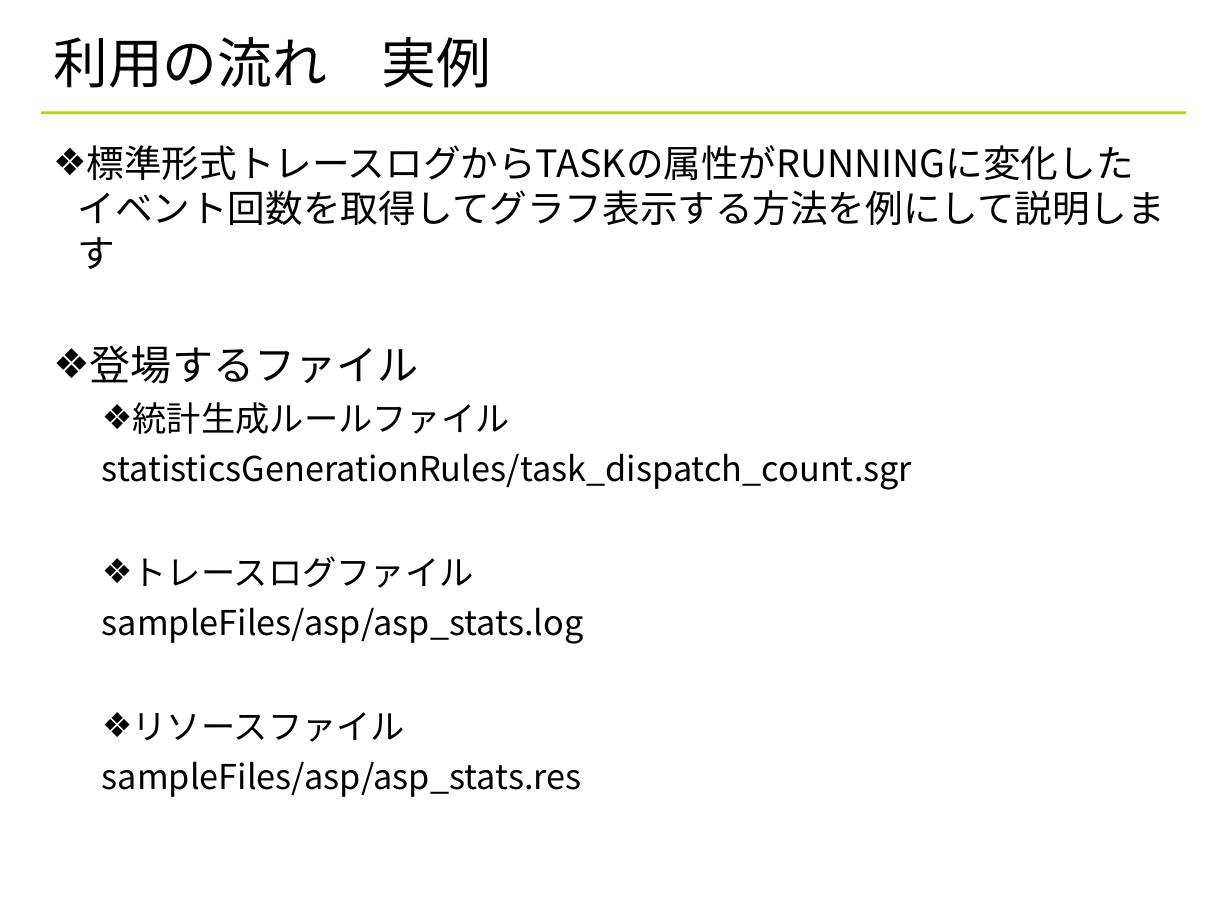
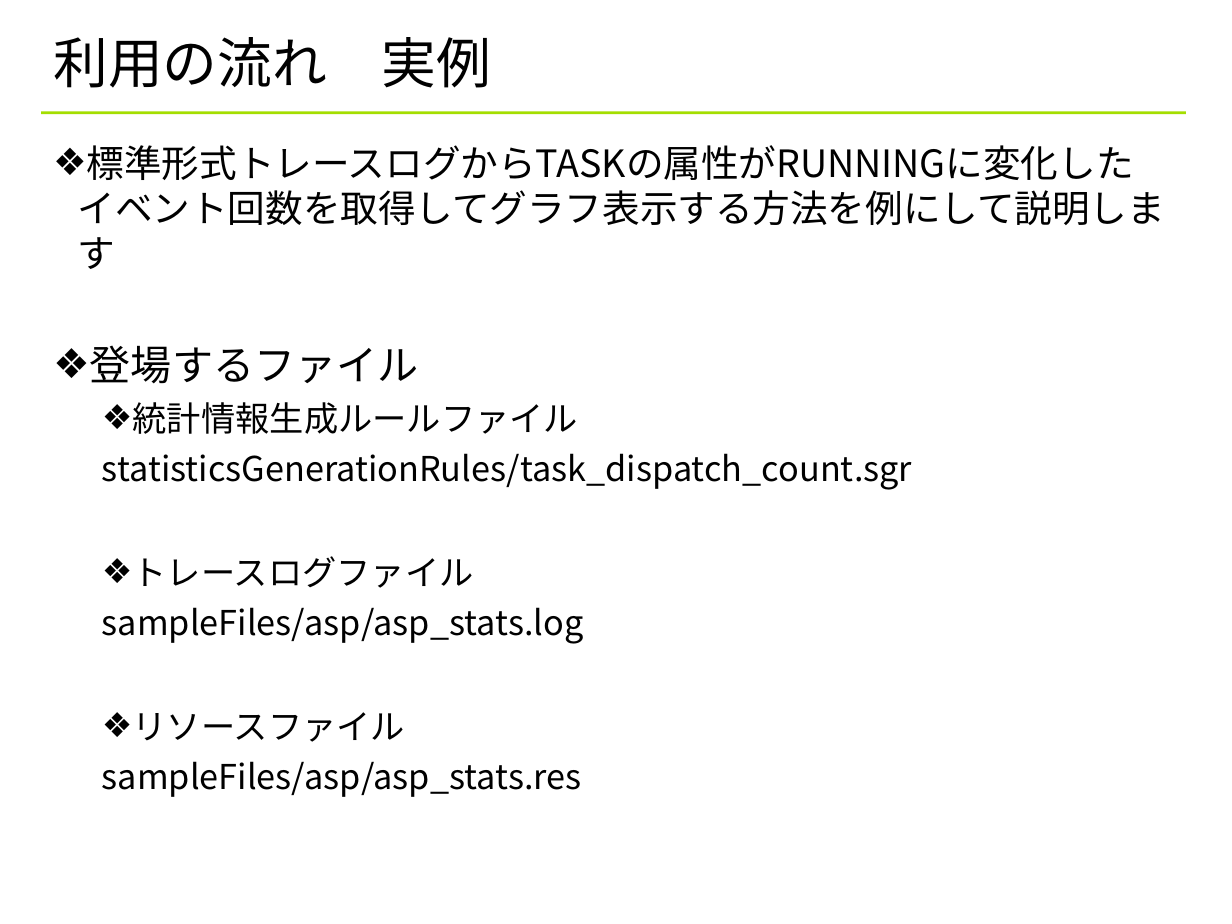
Before and after one commit to YixiaoLi/tlv4mc, a slide deck: slide 14 of doc/statistics_viewer_manual.ppt. Drawn at 1232x924 pixels with LibreOffice and Linux fonts; fonts in the diff are those of the drawing; background and template pictures are left out. Boxes give left, top, right and bottom in pixels: in the first picture for what was removed or moved away, otherwise in the second. Text is boxed around its words. In the diff, an @@ line names an element or a change of style, - is before the commit and + after.

Commit message:
名前変更：統計生成ルール→統計情報生成ルール ファイル構成の修正

```diff
--- a/doc/statistics_viewer_manual.ppt
+++ b/doc/statistics_viewer_manual.ppt
@@ text at (x1=133, y1=402, x2=579, y2=434): text changed @@
-    ❖ 統計生成ルールファイル
+    ❖ 統計情報生成ルールファイル
```
Also in this commit, not shown: 15 other slides changed, 1 other file.
